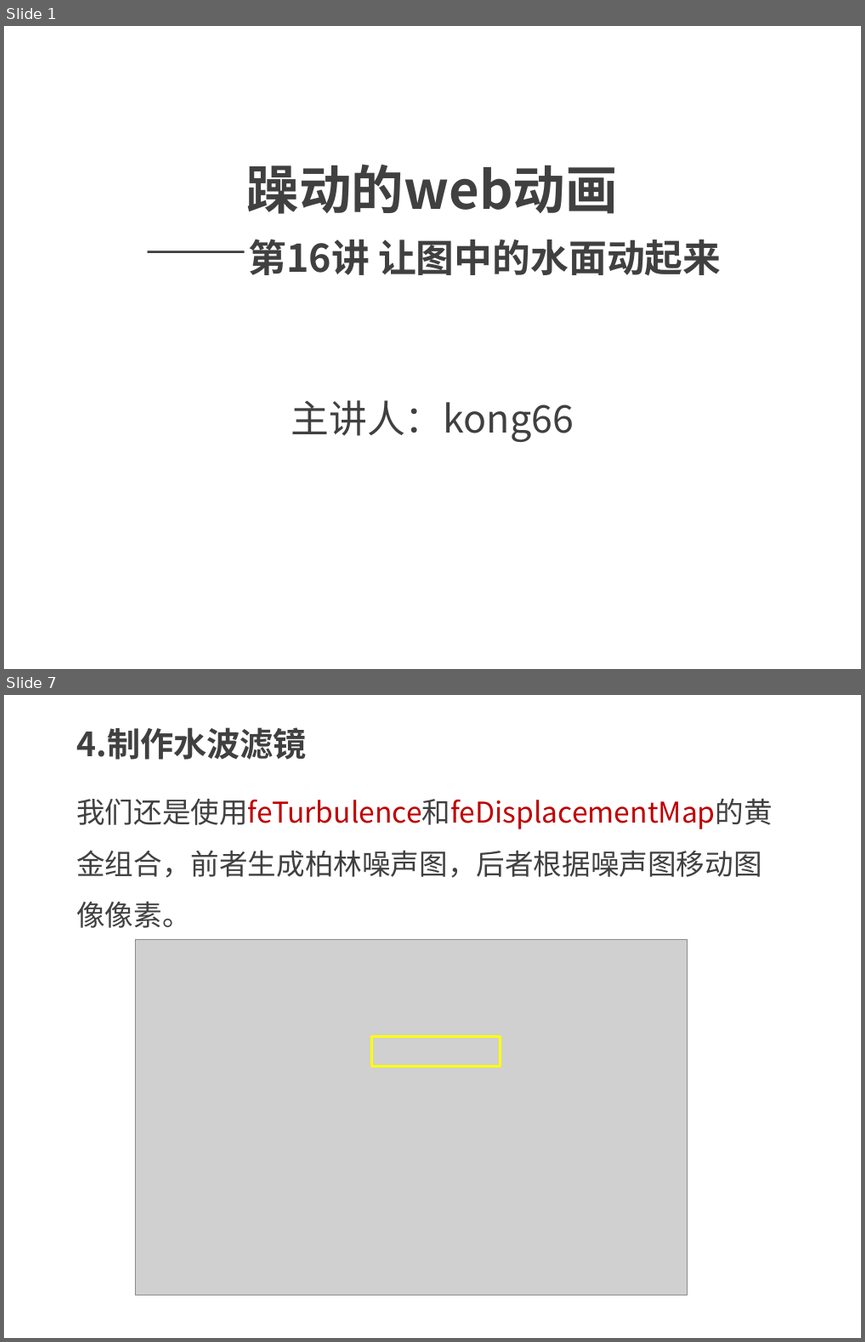
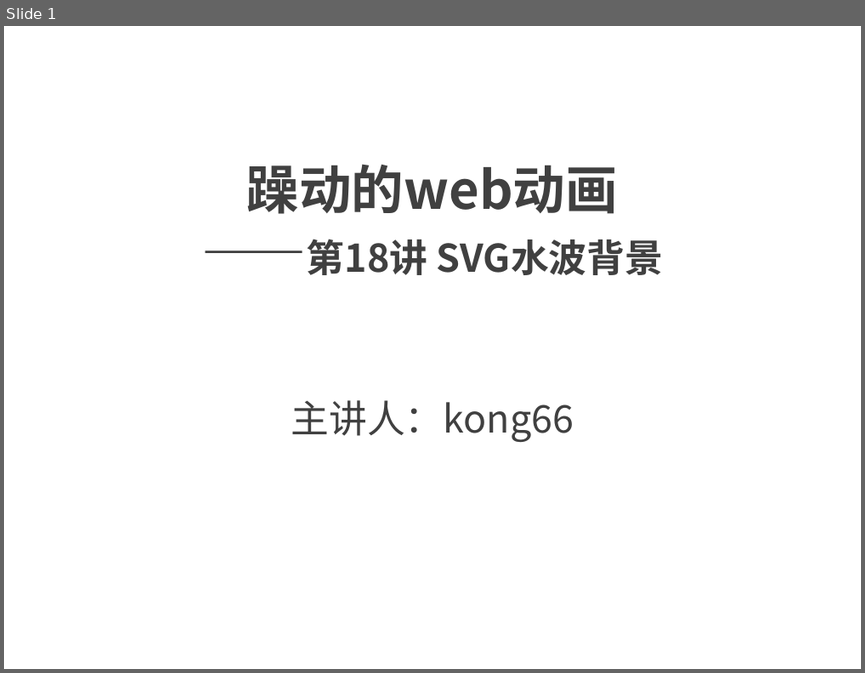
Before and after one commit to kong66/webAni, a slide deck: 18-svg-filter-water-wave/18.pptx. Shown one above the other, each under a label of ours: slides 1 and 7 before the commit, slide 1 after it; the slides between them are not shown. The pictures are 865x1342 and 865x673 pixels, drawn with LibreOffice and Linux fonts; fonts in the diff are those of the drawing; grey boxes stand for pictures. Boxes give left, top, right and bottom in pixels: in the first picture for what was removed or moved away, otherwise in the second. Text is boxed around its words. In the diff, an @@ line names an element or a change of style, - is before the commit and + after.

```diff
--- a/18-svg-filter-water-wave/18.pptx
+++ b/18-svg-filter-water-wave/18.pptx
@@ slide 7 removed at (4, 695, 861, 1338), background #FFFFFF @@
@@ text removed at (76, 727, 307, 760) @@
-4.制作水波滤镜
@@ text removed at (76, 798, 772, 928) @@
-我们还是使用feTurbulence和feDisplacementMap的黄金组合，前者生成柏林噪声图，后者根据噪声图移动图像像素。
@@ picture removed at (136, 939, 687, 1295) @@
@@ rectangle removed at (371, 1037, 500, 1066) @@
@@ slide 1 changed as well @@
@@ title at (247, 164, 664, 275): text changed @@
-躁动的web动画
-——第16讲 让图中的水面动起来
+躁动的web动画
+——第18讲 SVG水波背景
```
Also in this commit, not shown: 2 other slides changed, 19 slides added, 10 other slides removed, 7 other files.
